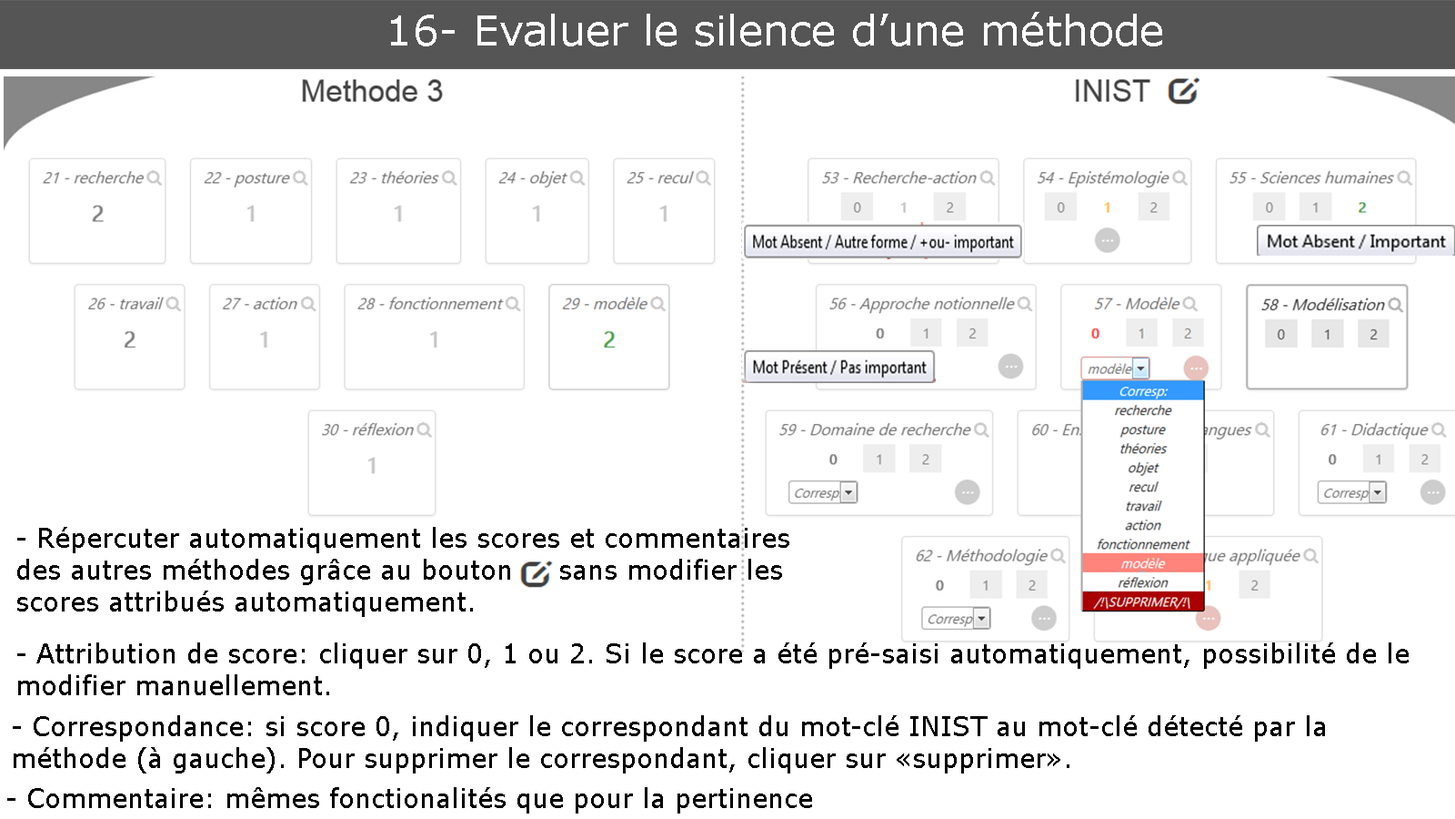
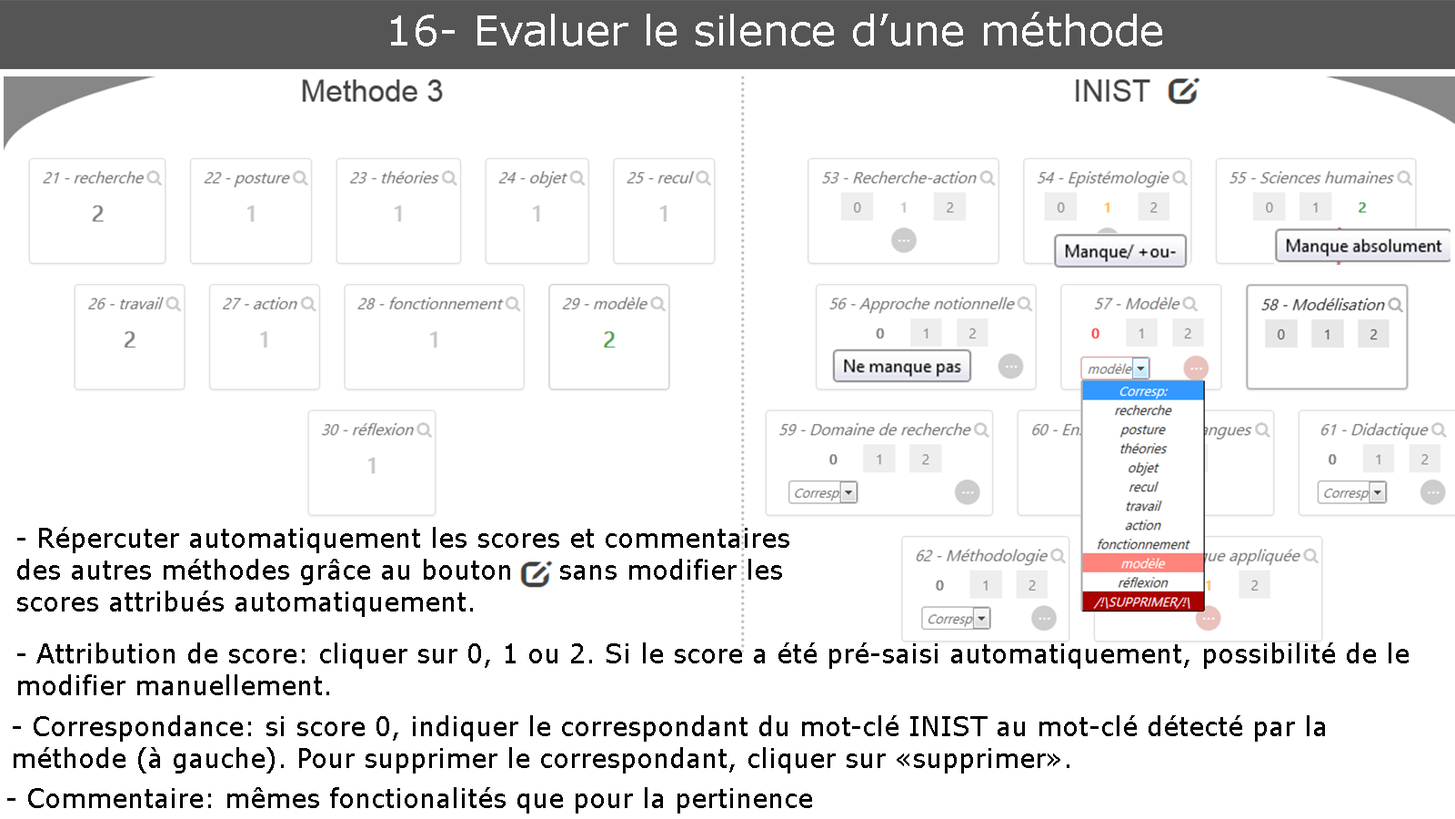
The second 1455 × 819 image is a revision of the first. Changes to its layers:
renamed "infobullScore2Silence" to "infoBullSilence2", painted on it over [1257, 224, 1455, 265]
removed layer "infoBullscore1Silence" over [742, 221, 1025, 260]
removed layer "infoBullScore0silence" over [742, 350, 936, 383]
added layer "infoBullSilence1" above "infoBullSilence0" over [1053, 232, 1190, 269]
added layer "infoBullSilence0" above "repercussionAutoScoreCommentaire copie" over [830, 348, 973, 383]
